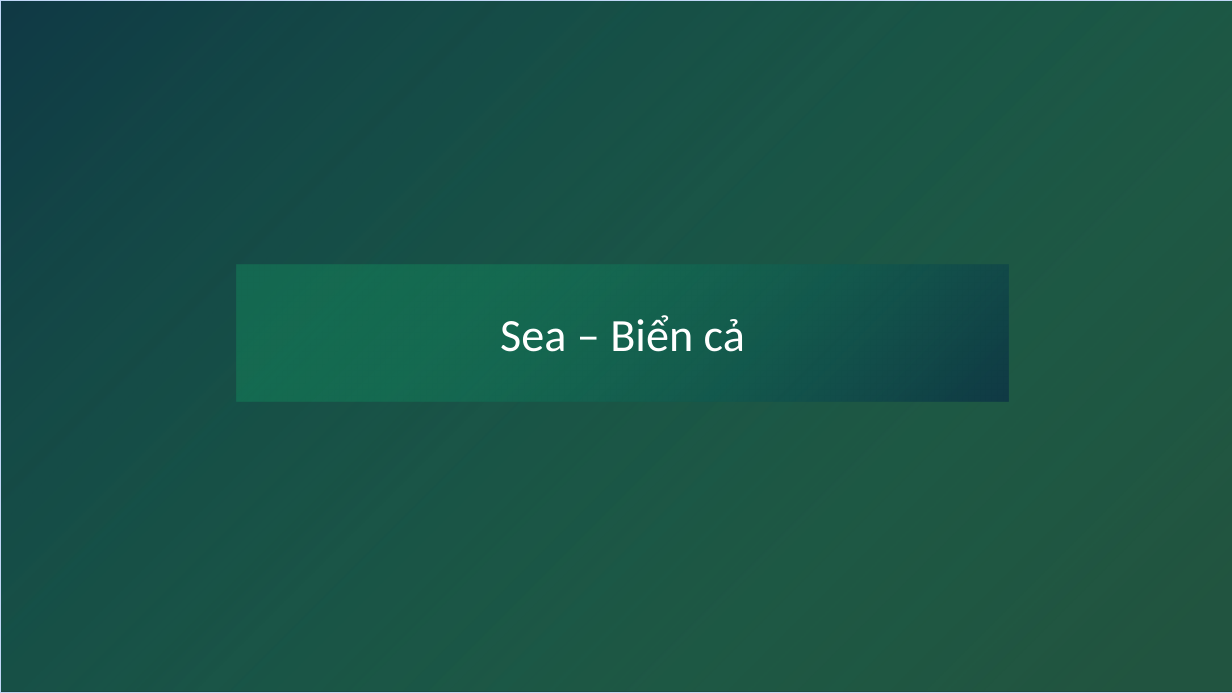
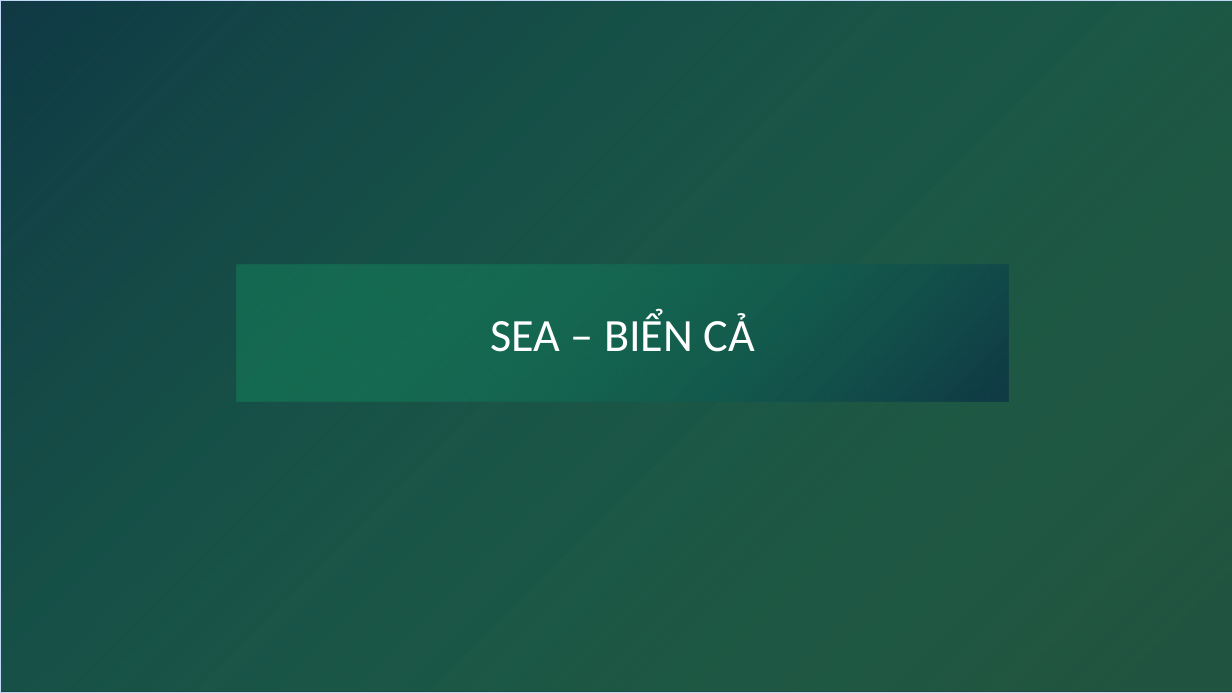
Before and after one commit to tranthanhbinh2603/PPTmasterclassV6_Powerpoint_from_A_to_Z, a slide deck: slide 17 of Powerpoint cơ bản.pptx (slide 12 before the commit). Drawn at 1232x693 pixels with LibreOffice and Linux fonts; fonts in the diff are those of the drawing; background and template pictures are left out; a plain dark background stands for a picture behind light text. Boxes give left, top, right and bottom in pixels: in the first picture for what was removed or moved away, otherwise in the second. Text is boxed around its words. In the diff, an @@ line names an element or a change of style, - is before the commit and + after.

```diff
--- a/Powerpoint cơ bản.pptx
+++ b/Powerpoint cơ bản.pptx
@@ text at [490, 312, 755, 352]: text changed @@
-Sea – Biển cả
+SEA – BIỂN CẢ
```
Also in this commit, not shown: 5 slides added, 1 slide removed, 1 other file.
